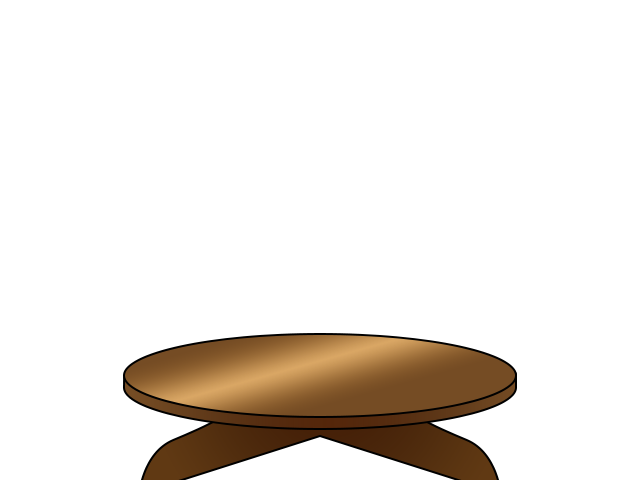
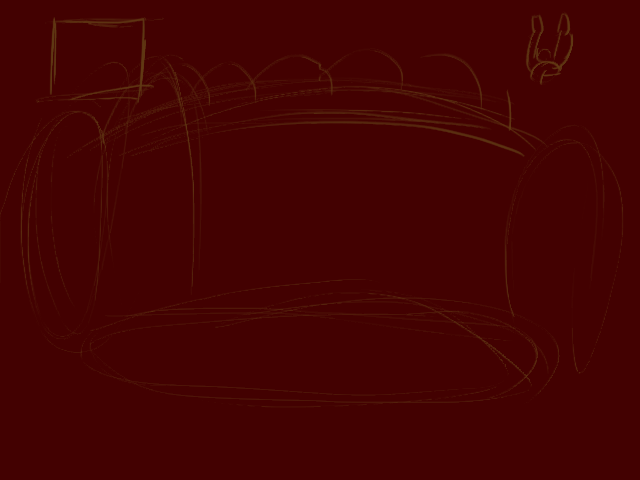
Before/after of a 640px x 480px layered artwork. What changed in the layer stack:
hid group "table" (3 layers) over <box>123,333,517,480</box>
renamed "Layer 1" to "sketch", painted on it over <box>0,11,624,408</box>
added layer "Color Fill 1" over <box>0,0,640,480</box>
